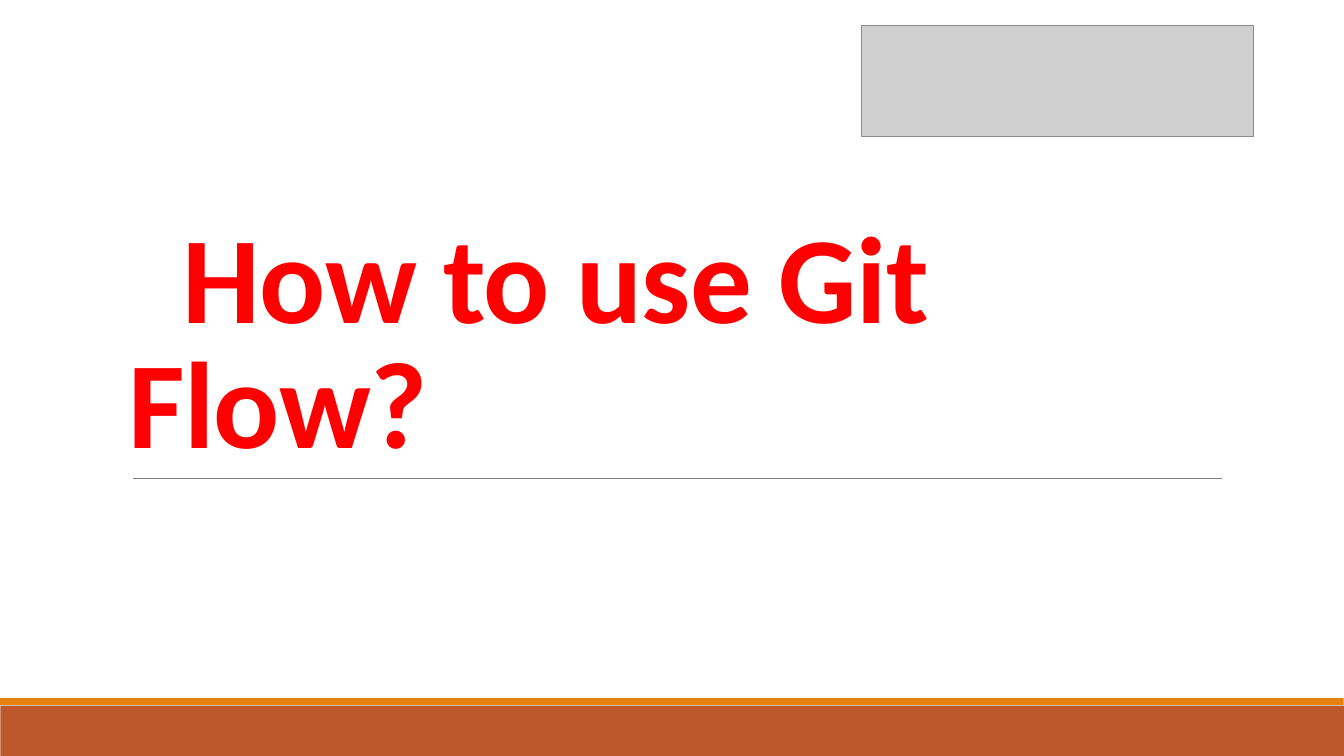
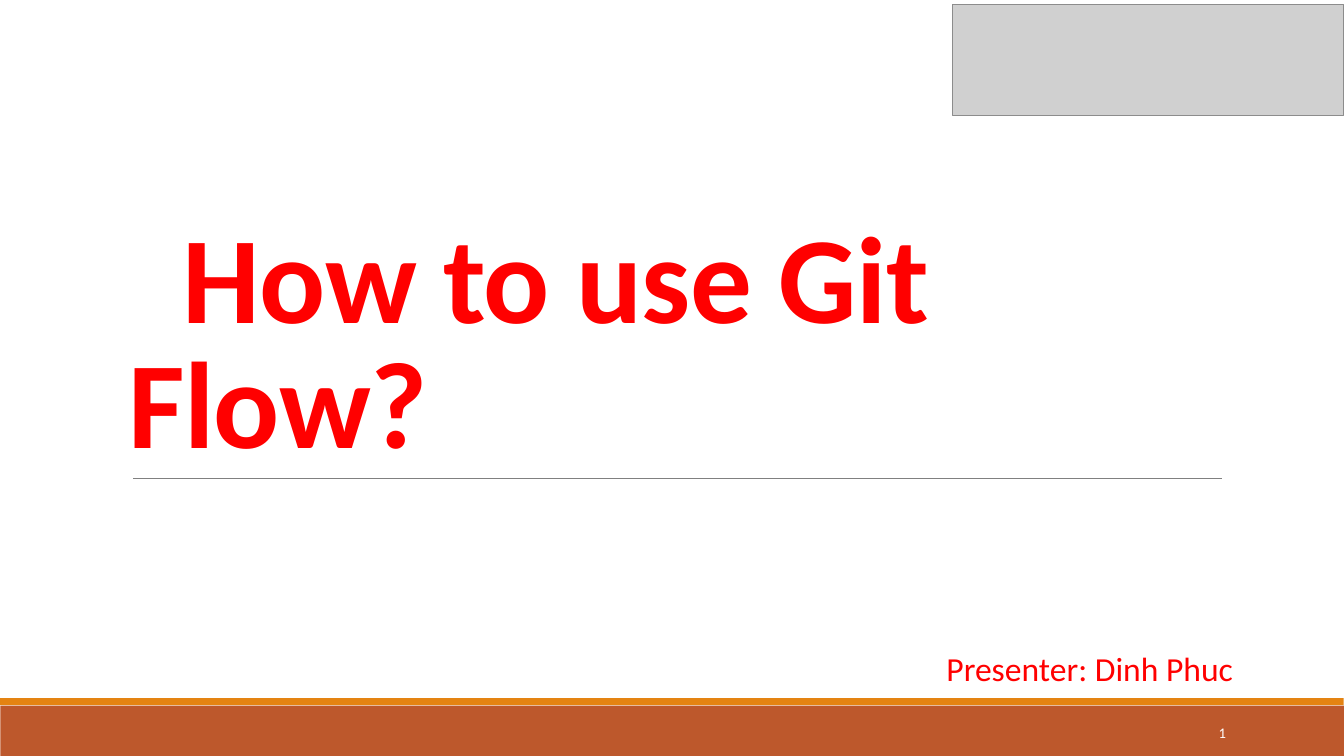
Before and after one commit to TrinhDinhPhuc/DEVNet, a slide deck: slide 1 of Git/How to use Git Flow.pptx. Drawn at 1344x756 pixels with LibreOffice and Linux fonts; fonts in the diff are those of the drawing; grey boxes stand for pictures. Boxes give left, top, right and bottom in pixels: in the first picture for what was removed or moved away, otherwise in the second. Text is boxed around its words. In the diff, an @@ line names an element or a change of style, - is before the commit and + after.

```diff
--- a/Git/How to use Git Flow.pptx
+++ b/Git/How to use Git Flow.pptx
@@ picture: place and size @@
-picture at (862,25,1254,137)
+picture at (953,4,1344,116)
@@ text added at (946,657,1233,682), 24 pt, text #FF0000 @@
+Presenter: Dinh Phuc
@@ page number added at (1219,728,1226,738), 10.5 pt, text #FFFFFF @@
+1
```
Also in this commit, not shown: 4 other slides changed, 6 slides added, 4 slides removed, 11 other files.
